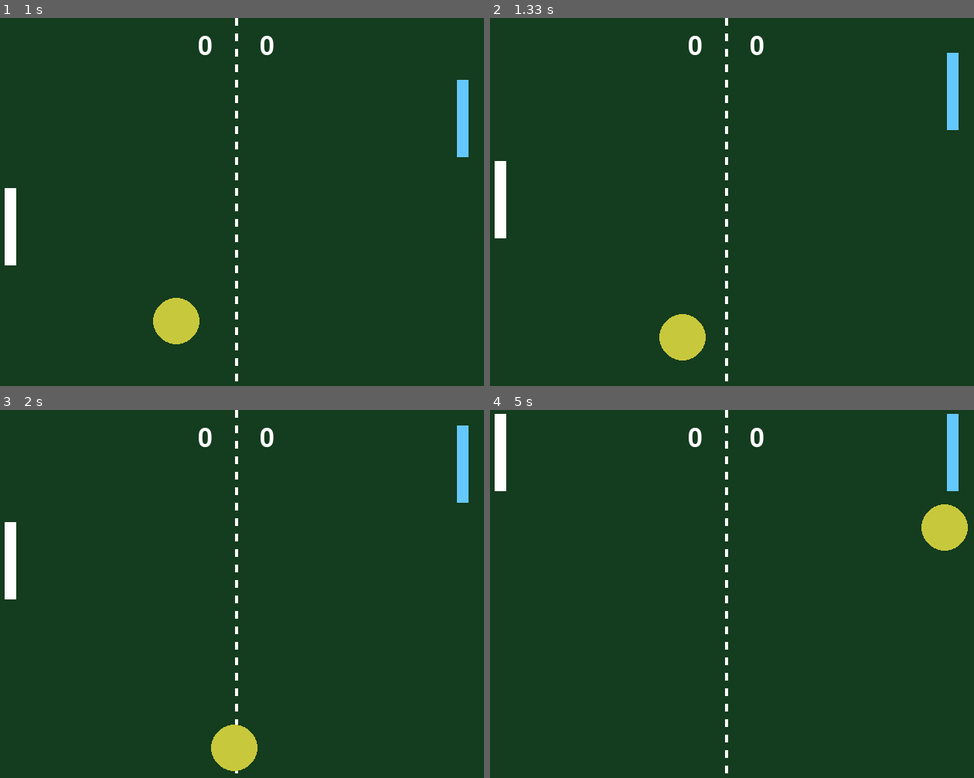
Above: before the commit, frames 1-4 (two rows, left to right).
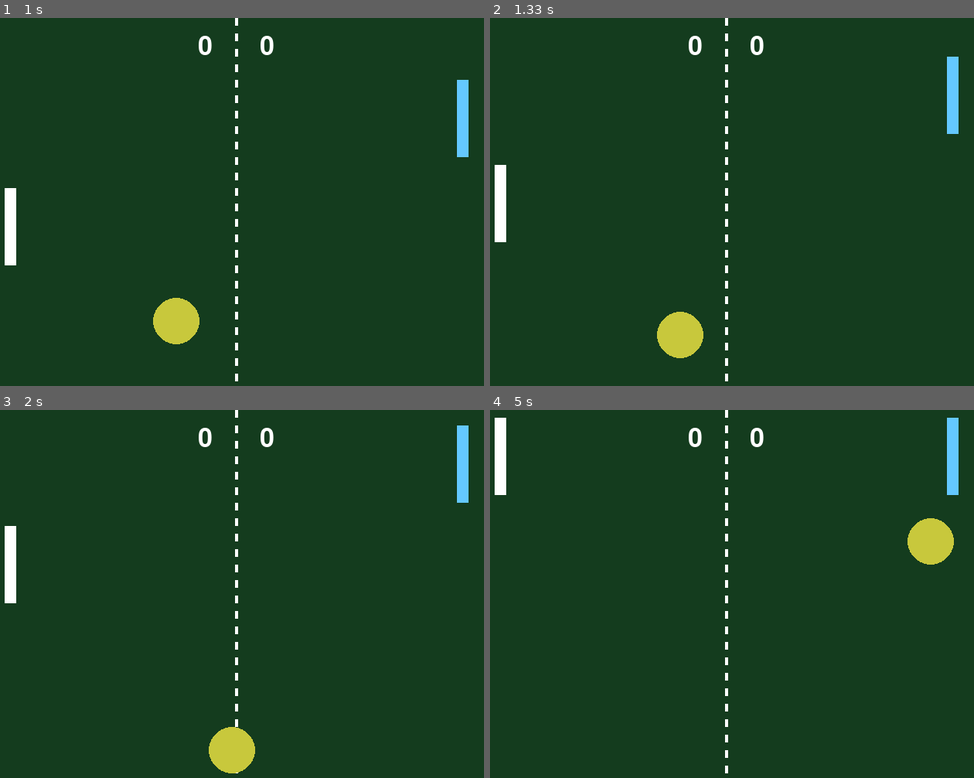
Above: after the commit, the same moments.

Repository: jvnusrg/pygame-practice
Game: pygame game, started from pong.py
Same seed, same stepped clock (60 frames per second), same inputs: the game is played once before the commit and once after it.
Inputs:
- Up to frame 1 (1 s): hold Up 0.33-0.8 s; hold Down from 0.83 s (still down); hold S from 0.83 s (still down); tap Space at 0.9 s
- Up to frame 2 (1.33 s): release Down at 1.13 s; release S at 1.13 s; hold Up from 1.17 s (still down); hold W from 1.17 s (still down); tap Space at 1.23 s
- Up to frame 3 (2 s): release Up at 1.53 s; release W at 1.53 s; hold Down 1.57-1.93 s; hold S 1.57-1.93 s; tap Space at 1.63 s; hold Up from 1.97 s (still down); hold W from 1.97 s (still down)
- Up to frame 4 (5 s): tap Space at 2.03, 2.37, 2.7, 3.1, 3.5, 3.83, 4.17, 4.57, 4.97 s; release Up at 2.27 s; release W at 2.27 s; hold Down 2.3-2.6 s; hold S 2.3-2.6 s; hold Up 2.63-3 s; hold W 2.63-3 s; hold Down 3.03-3.4 s; hold S 3.03-3.4 s; hold Up 3.43-3.73 s; hold W 3.43-3.73 s; hold Down 3.77-4.07 s; hold S 3.77-4.07 s; hold Up 4.1-4.47 s; hold W 4.1-4.47 s; hold Down 4.5-4.87 s; hold S 4.5-4.87 s; hold Up from 4.9 s (still down); hold W from 4.9 s (still down)

Frame 1 is identical in both runs. In frame 2, 0.3% of the frame differs, in the area x 0-97%, y 9-94%; in frame 3, 0.2%; in frame 4, 1.1%, in the area x 0-99%, y 1-43%.

Commit message:
Game over and scoreboard added

Diff:
--- a/pong.py
+++ b/pong.py
@@ -31,6 +31,10 @@
 
 pause = False
 
+game_over = False
+winner = ""
+win_score = 5
+
 running = True
 while running:
     for event in pygame.event.get():
@@ -41,7 +45,7 @@
             if event.key == pygame.K_SPACE:
                 pause = not pause
 
-    if not pause:
+    if not pause and not game_over:
         x = x + speed_x
         y = y + speed_y
 
@@ -92,24 +96,37 @@
             y = 200
             speed_x = speed_x * -1
 
-        screen.fill((20, 60, 30))
+        if right_score >= win_score:
+            game_over = True
+            winner = "Right Player"
 
-        left_text = font.render(str(left_score), True,(255,255,255))
-        right_text = font.render(str(right_score),True, (255,255,255))
+        if left_score >= win_score:
+            game_over = True
+            winner = "Left Player"
 
-        screen.blit(left_text,(270, 20))
-        screen.blit(right_text,(350,20))
+    screen.fill((20, 60, 30))
 
-        for dash_y in range (0, 480, 20):
-            pygame.draw.rect(screen, (255,255,255), (320-2, dash_y, 4, 10))
+    left_text = font.render(str(left_score), True,(255,255,255))
+    right_text = font.render(str(right_score),True, (255,255,255))
 
-        pygame.draw.circle(screen, (200,200,60), (int(x + width // 2), int(y + height // 2)), width // 2)
+    screen.blit(left_text,(270, 20))
+    screen.blit(right_text,(350,20))
 
-        pygame.draw.rect(screen, (255,255,255),(paddle_x, paddle_y, paddle_width, paddle_height))
+    for dash_y in range (0, 480, 20):
+        pygame.draw.rect(screen, (255,255,255), (320-2, dash_y, 4, 10))
 
-        pygame.draw.rect(screen, (100,200,255),(paddle2_x, paddle2_y, paddle2_width, paddle2_height))
-        pygame.display.flip()
+    pygame.draw.circle(screen, (200,200,60), (int(x + width // 2), int(y + height // 2)), width // 2)
 
-        clock.tick(60)
+    pygame.draw.rect(screen, (255,255,255),(paddle_x, paddle_y, paddle_width, paddle_height))
+
+    pygame.draw.rect(screen, (100,200,255),(paddle2_x, paddle2_y, paddle2_width, paddle2_height))
+
+    if game_over:
+            win_text = font.render(winner + " Wins!", True, (255,255,255))
+            screen.blit(win_text,(150,220))
+
+    pygame.display.flip()
+
+    clock.tick(60)
 
 pygame.quit()
